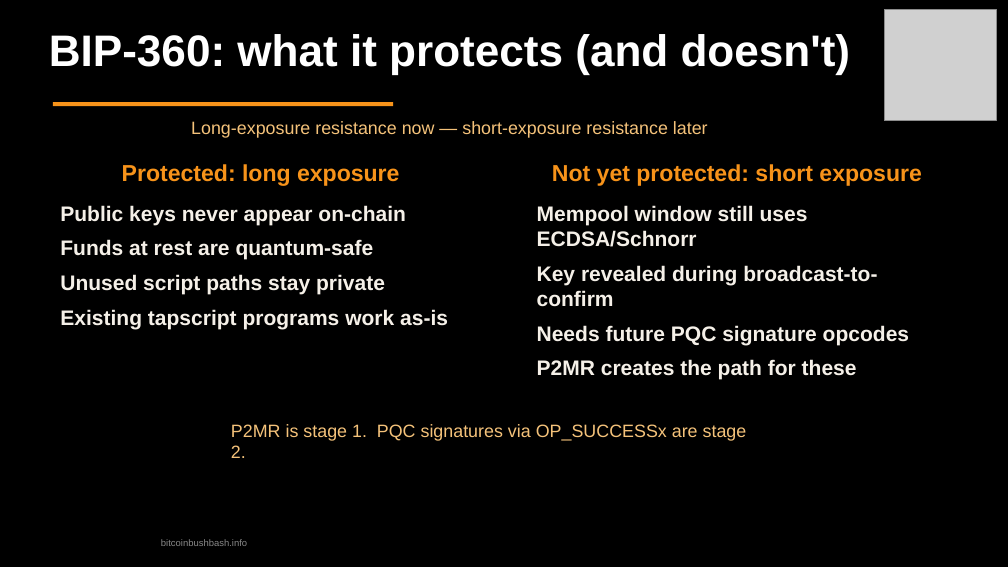
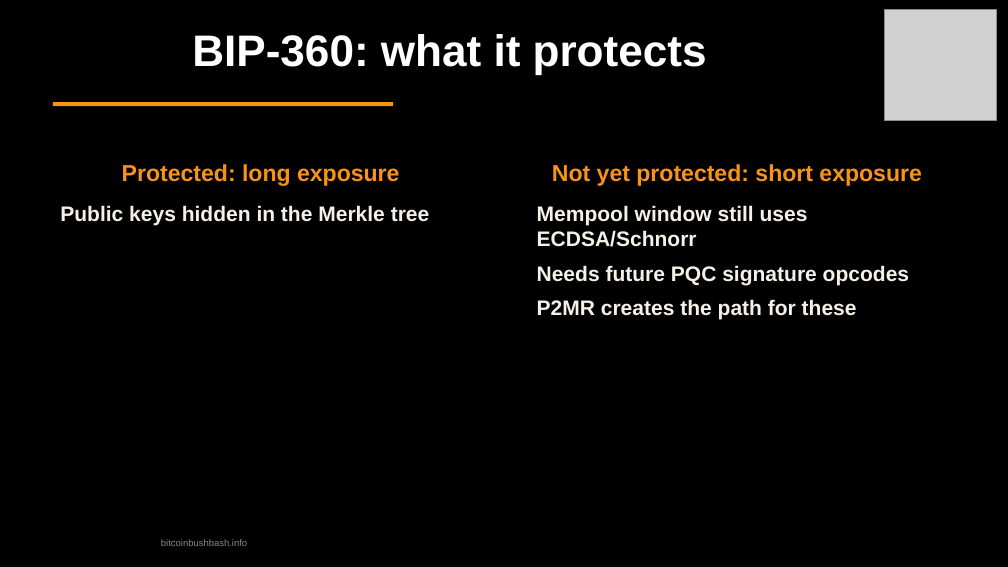
Before and after one commit to TrentOmega/qc-threat, a slide deck: slide 24 of quantum-threat-bitcoin-bushbash.odp (slide 25 before the commit). Drawn at 1008x567 pixels with LibreOffice and Linux fonts; fonts in the diff are those of the drawing; grey boxes stand for pictures. Boxes give left, top, right and bottom in pixels: in the first picture for what was removed or moved away, otherwise in the second. Text is boxed around its words. In the diff, an @@ line names an element or a change of style, - is before the commit and + after.

```diff
--- a/quantum-threat-bitcoin-bushbash.odp
+++ b/quantum-threat-bitcoin-bushbash.odp
@@ text at [192, 34, 707, 75]: text changed @@
-BIP-360: what it protects (and doesn't)
+BIP-360: what it protects
@@ text removed at [191, 121, 708, 138] @@
-Long-exposure resistance now — short-exposure resistance later
@@ text removed at [60, 205, 448, 329] @@
-Public keys never appear on-chain
-Funds at rest are quantum-safe
-Unused script paths stay private
-Existing tapscript programs work as-is
@@ text added at [60, 205, 430, 225], 20 pt, text #F5F0E8, bold @@
+Public keys hidden in the Merkle tree
@@ text at [537, 265, 877, 307]: paragraph removed @@
-Key revealed during broadcast-to-confirm
@@ text removed at [231, 424, 747, 441] @@
-P2MR is stage 1. PQC signatures via OP_SUCCESSx are stage 2.
```
Also in this commit, not shown: 9 other slides changed, 1 slide added, 2 slides removed, 3 other files.
